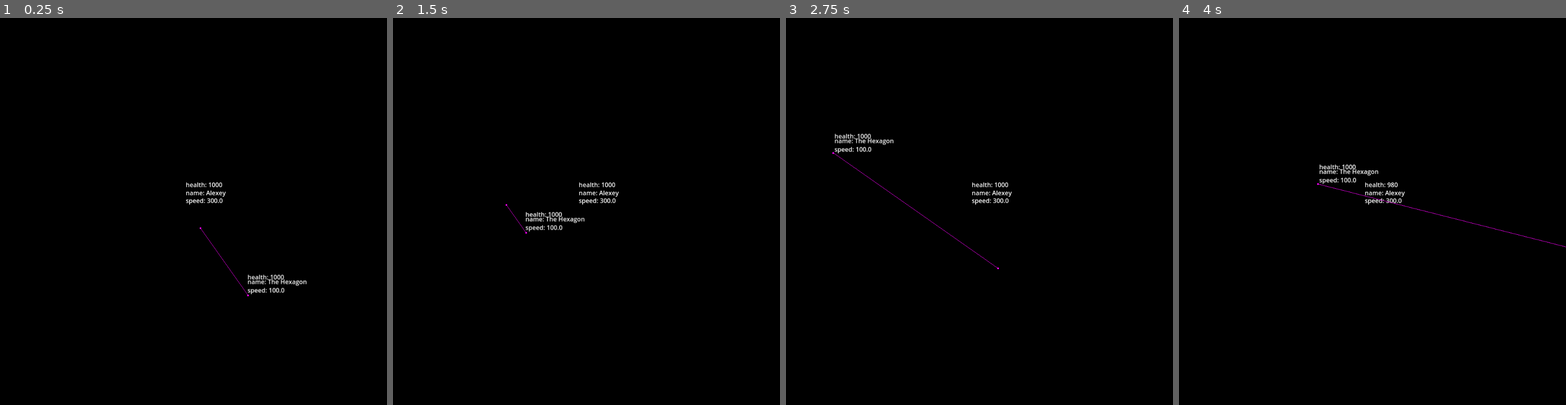
Above: before the commit, frames 1-4 (left to right).
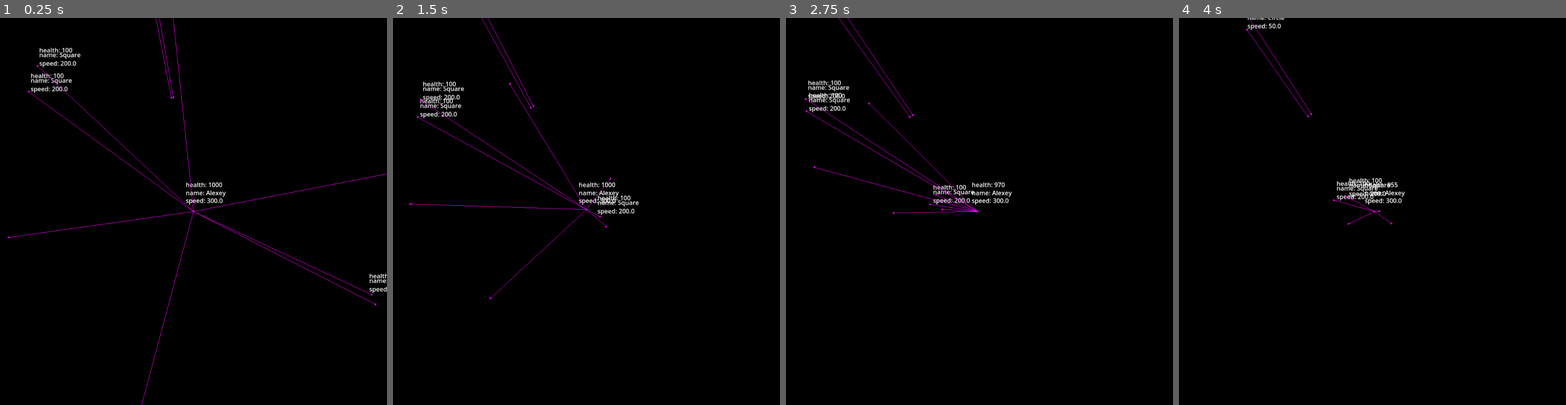
Above: after the commit, the same moments.

Repository: xxxxx-community/TheAihopGG-godot-wild-jam-80
Game: Godot game, scene res://scenes/objects/world/world.tscn
Same seed, same stepped clock (60 frames per second), same inputs: the game is played once before the commit and once after it.
Inputs (mouse positions are in pixels of both pictures, inside the frame that each line leads up to):
- Up to frame 1 (0.25 s): no input
- Up to frame 2 (1.5 s): move the mouse to (671, 192) at 0.52 s; hold D (move_right) 0.53-1.28 s; tap 1 (select_weapon_1) at 0.6 s; move the mouse to (509, 230) at 1.27 s; hold Down (move_down) from 1.28 s (still down); tap 2 (select_weapon_2) at 1.35 s
- Up to frame 3 (2.75 s): move the mouse to (1018, 126) at 2.02 s; release Down (move_down) at 2.03 s; hold D (move_right) from 2.03 s (still down); tap 3 (select_weapon_3) at 2.1 s
- Up to frame 4 (4 s): move the mouse to (1353, 288) at 2.77 s; release D (move_right) at 2.78 s; hold Up (move_up) 2.78-3.53 s; click (1353, 288) at 2.85 s; move the mouse to (1488, 269) at 3.52 s; hold A (move_left) from 3.53 s (still down); tap 1 (select_weapon_1) at 3.6 s

The runs differ from the first frame. In frame 1, 1.8% of the frame differs, in the area x 2-100%, y 0-100%; in frame 2, 1.5%; in frame 3, 1.6%; in frame 4, 1.1%.

Commit message:
feat: enemy spawner

Diff:
--- /dev/null
+++ b/scenes/objects/enemy_spawner/enemy_spawner.gd
@@ -0,0 +1,56 @@
+extends Node
+class_name EnemySpawner
+
+@export var wave_spawn_duration: float
+@export var enemy_container_node: Node
+@export var min_distance_to_player: float
+@export var max_distance_to_player: float
+@export var spawn_waves_is_enabled: bool = true
+
+@onready var wave_spawn_duration_timer: Timer = get_node("%WaveSpawnDurationTimer")
+
+const JUNIOR_ENEMIES: Array[PackedScene] = [
+	preload("res://scenes/characters/enemies/triangle_enemy/triangle_enemy.tscn"),
+]
+const MIDDLE_ENEMIES: Array[PackedScene] = [
+	preload("res://scenes/characters/enemies/square_enemy/square_enemy.tscn"),
+]
+const SENIOR_ENEMIES: Array[PackedScene] = [
+	preload("res://scenes/characters/enemies/circle_enemy/circle_enemy.tscn"),
+]
+
+signal enemy_spawned(enemy: Enemy)
+signal wave_spawned(wave: Array[Enemy])
+
+func _ready():
+	assert(max_distance_to_player > min_distance_to_player)
+	wave_spawn_duration_timer.start(wave_spawn_duration)
+	spawn_wave()
+
+func spawn_wave() -> void:
+	if spawn_waves_is_enabled:
+		var wave: Array[Enemy] = generate_wave(5, 3, 2)
+		for enemy in wave:
+			enemy_container_node.add_child(enemy)
+			enemy_spawned.emit(enemy)
+		wave_spawned.emit(wave)
+
+func generate_wave(junior_enemies_count: int, middle_enemies_count: int, senior_enemies_count: int) -> Array[Enemy]:
+	var wave: Array[Enemy]
+	wave.append_array(generate_enemies_from_array(junior_enemies_count, JUNIOR_ENEMIES))
+	wave.append_array(generate_enemies_from_array(middle_enemies_count, MIDDLE_ENEMIES))
+	wave.append_array(generate_enemies_from_array(senior_enemies_count, SENIOR_ENEMIES))
+	return wave
+
+func generate_enemies_from_array(enemies_count: int, enemies_array: Array[PackedScene]) -> Array[Enemy]:
+	var arr: Array[Enemy]
+	while enemies_count > 0:
+		var enemy: Enemy = enemies_array[randi_range(0, len(enemies_array) - 1)].instantiate()
+		enemy.target = GlobalVars.player
+		enemy.global_position = Vector2.from_angle(deg_to_rad(randi_range(0, 360))) * randi_range(min_distance_to_player, max_distance_to_player) + GlobalVars.player.global_position
+		arr.append(enemy)
+		enemies_count -= 1
+	return arr
+
+func _on_wave_spawn_duration_timer_timeout() -> void:
+	spawn_wave()
--- /dev/null
+++ b/scenes/objects/enemy_spawner/enemy_spawner.tscn
@@ -0,0 +1,13 @@
+[gd_scene load_steps=2 format=3 uid="uid://pldnrkpsnr3y"]
+
+[ext_resource type="Script" uid="uid://3ru3iyn08v60" path="res://scenes/objects/enemy_spawner/enemy_spawner.gd" id="1_5j2iw"]
+
+[node name="EnemySpawner" type="Node"]
+script = ExtResource("1_5j2iw")
+
+[node name="Timers" type="Node" parent="."]
+
+[node name="WaveSpawnDurationTimer" type="Timer" parent="Timers"]
+unique_name_in_owner = true
+
+[connection signal="timeout" from="Timers/WaveSpawnDurationTimer" to="." method="_on_wave_spawn_duration_timer_timeout"]
--- a/scenes/objects/world/world.tscn
+++ b/scenes/objects/world/world.tscn
@@ -3,7 +3,7 @@
 [ext_resource type="Script" uid="uid://8n87xxfrg1wu" path="res://scenes/objects/world/world.gd" id="1_gmxm5"]
 [ext_resource type="PackedScene" uid="uid://5bh1m3ruoeml" path="res://scenes/objects/world_borders/world_borders.tscn" id="3_3kq53"]
 [ext_resource type="PackedScene" uid="uid://dy3tbnu1cbd80" path="res://scenes/characters/player/player.tscn" id="3_neq0c"]
-[ext_resource type="PackedScene" uid="uid://beao4wrilntaq" path="res://scenes/characters/bosses/hexagon_boss/hexagon_boss.tscn" id="4_neq0c"]
+[ext_resource type="PackedScene" uid="uid://pldnrkpsnr3y" path="res://scenes/objects/enemy_spawner/enemy_spawner.tscn" id="4_neq0c"]
 
 [sub_resource type="NavigationPolygon" id="NavigationPolygon_neq0c"]
 vertices = PackedVector2Array(1142, 694, -1014.05, 694, -1021.95, -894.25, 1142, -949.727)
@@ -25,10 +25,12 @@
 health = 1000
 max_health = 1000
 
-[node name="HexagonBoss" parent="Characters" node_paths=PackedStringArray("target") instance=ExtResource("4_neq0c")]
-position = Vector2(136, 192)
-target = NodePath("../Player")
-
 [node name="NavigationRegion2D" type="NavigationRegion2D" parent="."]
 visible = false
 navigation_polygon = SubResource("NavigationPolygon_neq0c")
+
+[node name="EnemySpawner" parent="." node_paths=PackedStringArray("enemy_container_node") instance=ExtResource("4_neq0c")]
+wave_spawn_duration = 20.0
+enemy_container_node = NodePath("../Characters")
+min_distance_to_player = 500.0
+max_distance_to_player = 700.0
Not shown, added: scenes/objects/enemy_spawner/enemy_spawner.gd.uid
